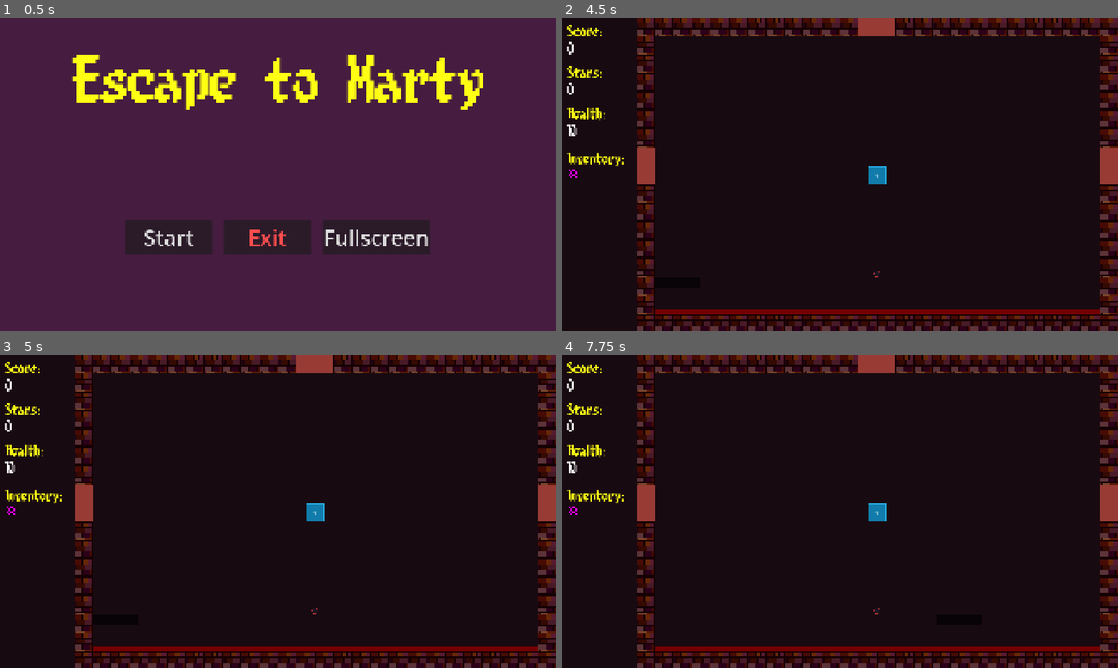
Above: before the commit, frames 1-4 (two rows, left to right).
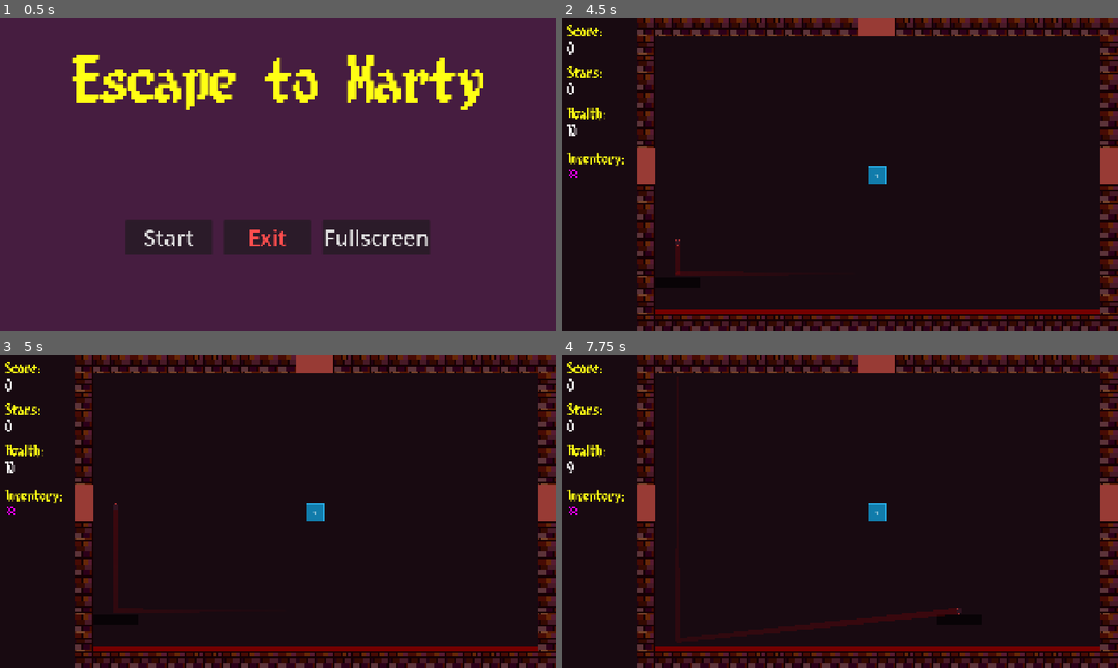
Above: after the commit, the same moments.

Repository: lostpoet999/escape_to_marty
Game: Godot game, scene res://scenes_and_scripts/ui_main_menu/main_menu.tscn
Same seed, same stepped clock (60 frames per second), same inputs: the game is played once before the commit and once after it. Sound files missing from this copy of the repository are replaced by a short silence.
Inputs (mouse positions are in pixels of both pictures, inside the frame that each line leads up to):
- Up to frame 1 (0.5 s): no input
- Up to frame 2 (4.5 s): click "Start" at 0.5 s; click (573, 174) at 1.25 s; click (573, 174) at 2 s; click (573, 174) at 2.75 s; tap Enter at 3.5 s; move the mouse to (1106, 165) at 3.52 s; hold Tab (click_mode_toggle) 3.53-4.25 s; click (1106, 165) at 3.67 s; click (573, 174) at 4.25 s
- Up to frame 3 (5 s): no input
- Up to frame 4 (7.75 s): click (573, 511) at 5 s; click (573, 511) at 5.75 s; tap Space (paddle_active_powerup) at 6.5, 7.35 s; move the mouse to (812, 511) at 6.52 s; click (812, 511) at 6.6 s; tap Enter at 7.25 s; move the mouse to (851, 505) at 7.27 s; click (851, 505) at 7.42 s

Frame 1 is identical in both runs. In frame 2, 0.2% of the frame differs, in the area x 20-58%, y 70-83%; in frame 3, 0.3%; in frame 4, 0.8%, in the area x 0-72%, y 34-91%.

Commit message:
misc resolve conflict

Diff:
--- a/scenes_and_scripts/ball/ball.tscn
+++ b/scenes_and_scripts/ball/ball.tscn
@@ -5,8 +5,6 @@
 [ext_resource type="PackedScene" uid="uid://rbv1v5vfqunm" path="res://scenes_and_scripts/ball/vfx/bounce_brick_particles.tscn" id="2_nxvvx"]
 [ext_resource type="PackedScene" uid="uid://dojhm36tklo5w" path="res://scenes_and_scripts/powerups_and_effects/ball_effects/bounce_effects/base_bounce_effect.tscn" id="2_uw8co"]
 [ext_resource type="PackedScene" uid="uid://csjala42gonuh" path="res://scenes_and_scripts/ball/vfx/bounce_wall_particles.tscn" id="3_2ucj3"]
-[ext_resource type="Resource" uid="uid://ctjeqnpuca6lq" path="res://scenes_and_scripts/powerups_and_effects/ball_powerups/base_ball_power_up.tres" id="3_qrf04"]
-[ext_resource type="Script" uid="uid://bryv4msdad7wu" path="res://scenes_and_scripts/powerups_and_effects/ball_powerups/ball_power_up.gd" id="4_j33xc"]
 [ext_resource type="PackedScene" uid="uid://cu8odfaqma1aj" path="res://scenes_and_scripts/ball/vfx/bounce_paddle_particles.tscn" id="4_q6nx1"]
 [ext_resource type="Script" uid="uid://cs82vpqerteng" path="res://scenes_and_scripts/ball/vfx/trail.gd" id="5_jlcqq"]
 [ext_resource type="PackedScene" uid="uid://r23jyns7k0m7" path="res://scenes_and_scripts/sound_system/entity_sfx.tscn" id="10_gxp0f"]
@@ -39,7 +37,6 @@
 wall_bounce_particles = ExtResource("3_2ucj3")
 paddle_bounce_particles = ExtResource("4_q6nx1")
 bounce_effect_scene = ExtResource("2_uw8co")
-powerup_array = Array[ExtResource("4_j33xc")]([ExtResource("3_qrf04")])
 
 [node name="Trail" type="Line2D" parent="." unique_id=377429140]
 top_level = true
